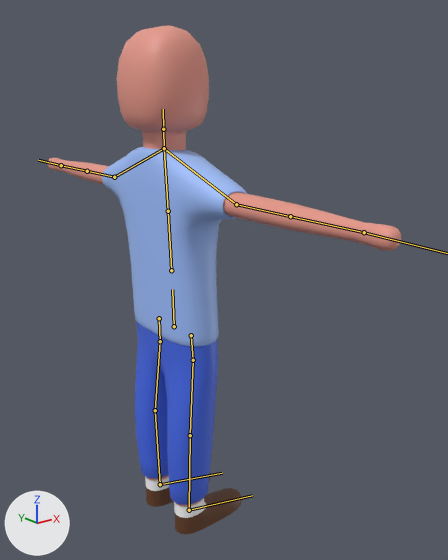
Before and after pictures for a commit that changed the FBX model Assets/Models/PlayerModel.fbx.
Both versions are drawn from a 50 mm lens placed at (-17.9, -27.3, 25.1), pointed at (2.9, -1.2, 14.7). The axes (+X, +Y, +Z) are drawn at lower left. The lights are the same throughout. Both versions are drawn at frame 34 of the action 'Armature.001|Idle'; the numbers are the values there. The bones that bend it are drawn over the model as lines.

Objects in the first picture: 'PlayerModel'.
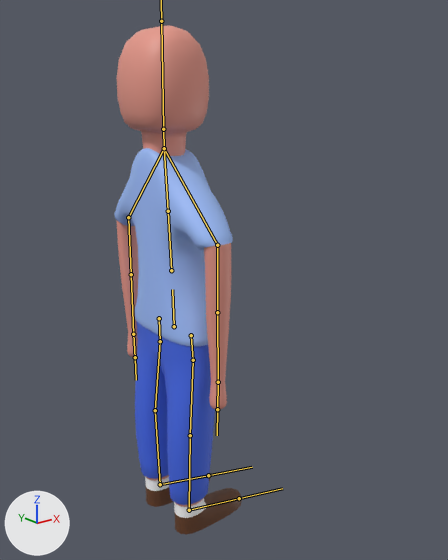
The change in detail:
Bone 'Shoulder.R' (bone_shoulder_r) turns from (0, 0, 0) to (25, 0, 1) degrees about its own x, y and z.
Bone 'Upperarm.R' (bone_upperarm_r) turns from (0, 0, 0) to (65, -1, 1) degrees about its own x, y and z.
Bone 'Shoulder.L' (bone_shoulder_l) turns from (0, 0, 0) to (-25, -1, 0) degrees about its own x, y and z.
Bone 'Upperarm.L' (bone_upperarm_l) turns from (0, 0, 0) to (-65, -1, -1) degrees about its own x, y and z.

Pixel boxes (x1, y1, x2, y2) of what changed, in the pictures (448 x 560 px):
'PlayerModel', posed (64% narrower): before (48, 25, 401, 534); after (115, 25, 242, 534)
bone 'Shoulder.R', root to tip: before (164, 148) to (236, 204); after (164, 148) to (217, 245)
bone 'Upperarm.R', root to tip: before (236, 204) to (290, 216); after (217, 245) to (217, 312)
bone 'Shoulder.L', root to tip: before (164, 148) to (114, 177); after (164, 148) to (128, 217)
bone 'Upperarm.L', root to tip: before (114, 177) to (87, 171); after (128, 217) to (131, 274)
